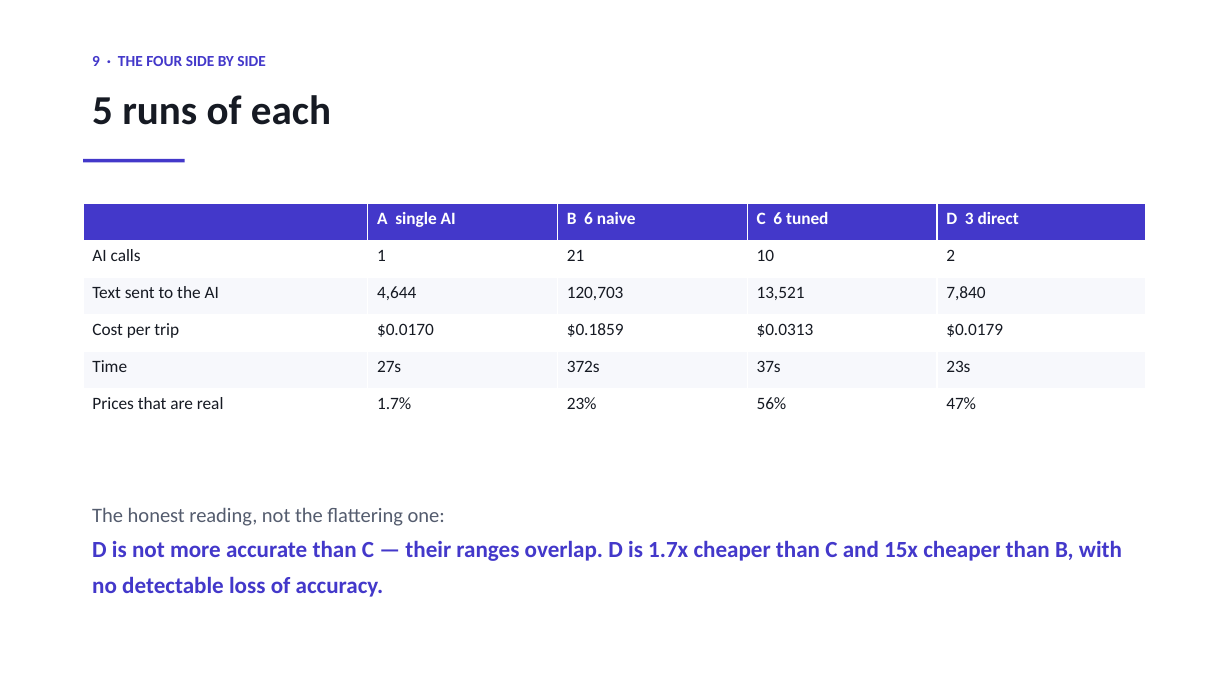
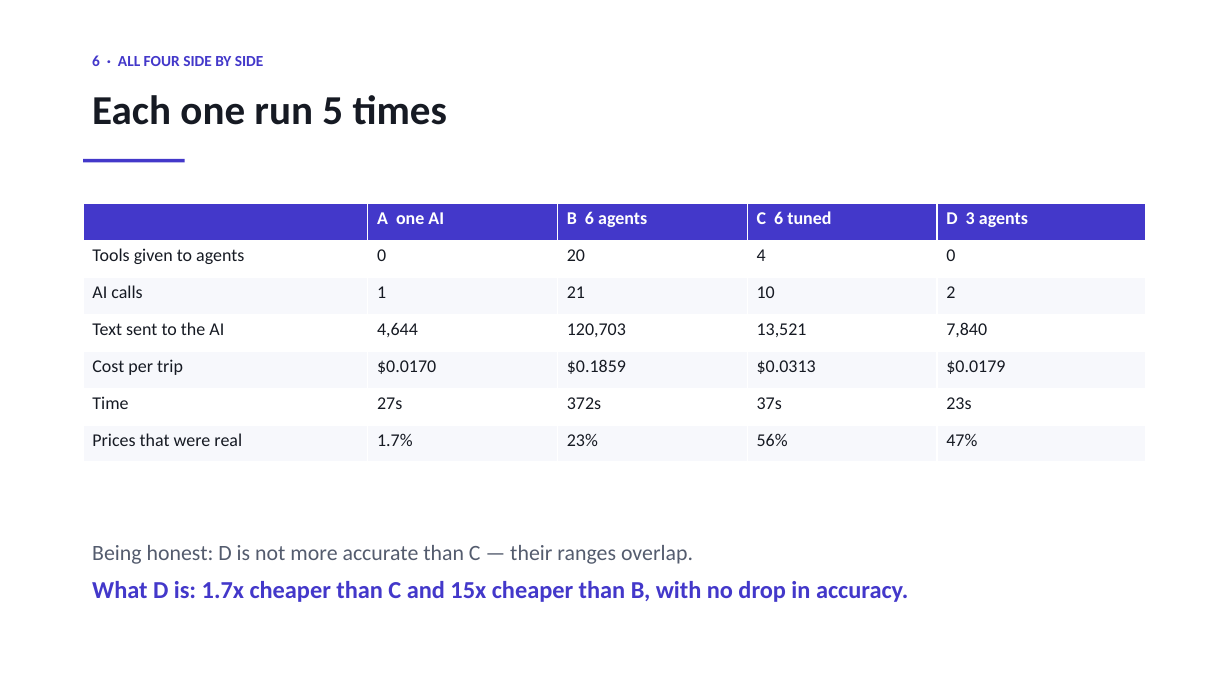
Before and after one commit to sherali143/Trip-Planner, a slide deck: slide 7 of submission/CMP7200_Viva_Presentation.pptx (slide 10 before the commit). Drawn at 1232x693 pixels with LibreOffice and Linux fonts; fonts in the diff are those of the drawing. Boxes give left, top, right and bottom in pixels: in the first picture for what was removed or moved away, otherwise in the second. Text is boxed around its words. In the diff, an @@ line names an element or a change of style, - is before the commit and + after.

Commit message:
Nine slides: one approach per slide, with its tools named
The deck now goes problem and solution, the six agents, then Approach A, B,
C and D one per slide. Each approach slide lists that approach's agents with
how many tools it holds and the tool names, so the tool inventory is read
off the slide rather than remembered.

Approach D's table now says 0 tools, which is what the measured arm builds -
its coordinator is created with tools=[]. The four helper tools the web app
leaves on the coordinator are noted in small type rather than counted, and
the comparison row is relabelled "tools given to agents" to match.

Dropped the eight-jobs, four-ways and tool-server slides, and the flow
diagrams that went with them, so the per-approach detail has room.

```diff
--- a/submission/CMP7200_Viva_Presentation.pptx
+++ b/submission/CMP7200_Viva_Presentation.pptx
@@ text at bbox=[92, 55, 264, 66]: text changed @@
-9 · THE FOUR SIDE BY SIDE
+6 · ALL FOUR SIDE BY SIDE
@@ text at bbox=[92, 95, 447, 125]: text changed @@
-5 runs of each
+Each one run 5 times
@@ table at bbox=[83, 203, 1145, 462] @@
-row 1:  | A single AI | B 6 naive | C 6 tuned | D 3 direct
+row 1:  | A one AI | B 6 agents | C 6 tuned | D 3 agents
+row 2: Tools given to agents | 0 | 20 | 4 | 0
-row 7, column 1: Prices that are real
+row 7, column 1: Prices that were real
@@ text at bbox=[92, 545, 908, 602]: text changed; size 18 to 19 pt @@
-The honest reading, not the flattering one:
-D is not more accurate than C — their ranges overlap. D is 1.7x cheaper than C and 15x cheaper than B, with no detectable loss of accuracy.
+Being honest: D is not more accurate than C — their ranges overlap.
+What D is: 1.7x cheaper than C and 15x cheaper than B, with no drop in accuracy.
```
Also in this commit, not shown: 3 other slides changed, 4 slides added, 7 slides removed, 1 other file.
